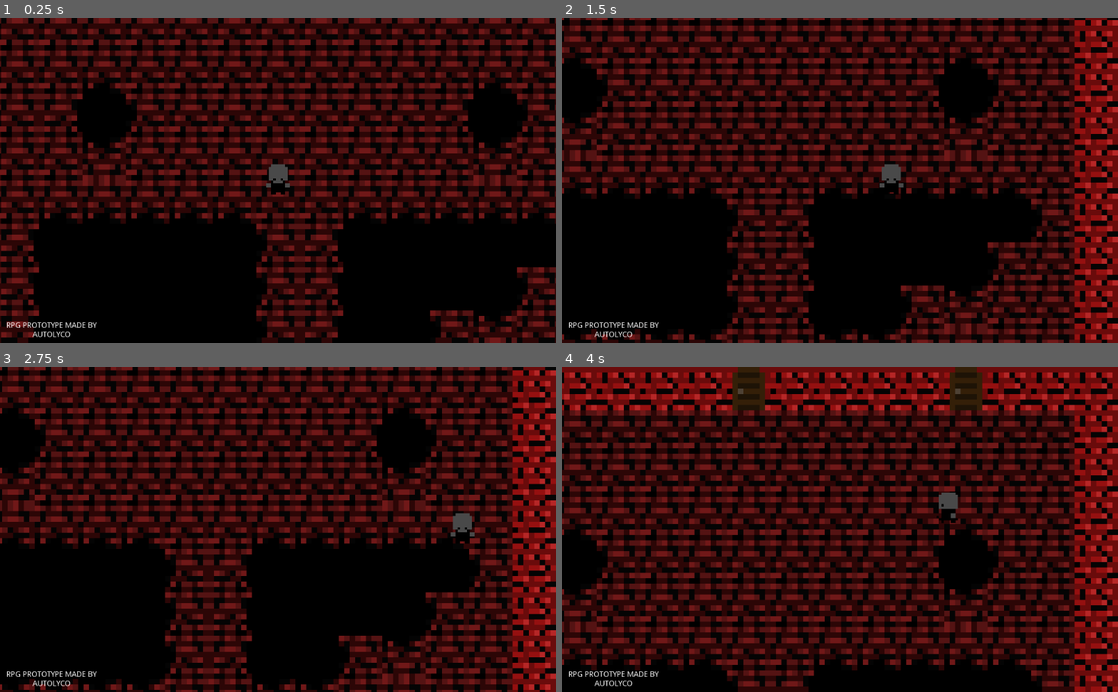
Above: before the commit, frames 1-4 (two rows, left to right).
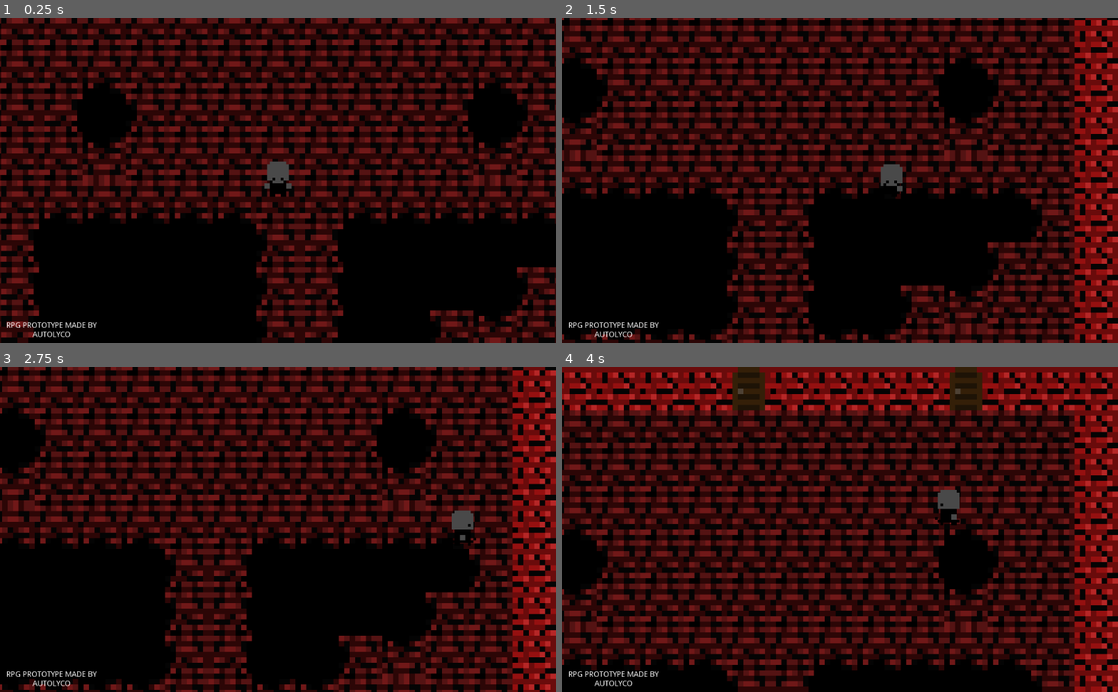
Above: after the commit, the same moments.

Repository: Autolyco/Deep-Into-the-Cave-RPG_prototype-
Game: Godot game, scene res://_Assets/_scenes/World.tscn
Same seed, same stepped clock (60 frames per second), same inputs: the game is played once before the commit and once after it.
Inputs:
- Up to frame 1 (0.25 s): no input
- Up to frame 2 (1.5 s): tap Enter at 0.5 s; hold D (RIGHT) 0.53-1.28 s; hold S (DOWN) from 1.28 s (still down)
- Up to frame 3 (2.75 s): tap Space at 2 s; release S (DOWN) at 2.03 s; hold D (RIGHT) from 2.03 s (still down)
- Up to frame 4 (4 s): release D (RIGHT) at 2.78 s; hold Z (UP) 2.78-3.53 s; hold Q (LEFT) from 3.53 s (still down)

The runs differ from the first frame. In frame 1, 0.1% of the frame differs, in the area x 47-53%, y 44-56%; in frame 2, 0.1%; in frame 3, 0.2%, in the area x 81-86%, y 44-55%; in frame 4, 0.1%.

Commit message:
Better movements + need to work on animations logic

Diff:
--- a/_Assets/_prefabs/main_character/main_character.tscn
+++ b/_Assets/_prefabs/main_character/main_character.tscn
@@ -3,113 +3,6 @@
 [ext_resource path="res://_Assets/_prefabs/main_character/scripts/main_character.gd" type="Script" id=1]
 [ext_resource path="res://_Assets/_prefabs/main_character/sprites/rpg_character_models-Sheet.png" type="Texture" id=2]
 [ext_resource path="res://_Assets/_prefabs/Interface/interface.tscn" type="PackedScene" id=3]
-
-[sub_resource type="AtlasTexture" id=4]
-atlas = ExtResource( 2 )
-region = Rect2( 32, 0, 16, 16 )
-
-[sub_resource type="AtlasTexture" id=5]
-atlas = ExtResource( 2 )
-region = Rect2( 16, 0, 16, 16 )
-
-[sub_resource type="AtlasTexture" id=12]
-atlas = ExtResource( 2 )
-region = Rect2( 80, 0, 16, 16 )
-
-[sub_resource type="AtlasTexture" id=13]
-atlas = ExtResource( 2 )
-region = Rect2( 48, 0, 16, 16 )
-
-[sub_resource type="AtlasTexture" id=14]
-atlas = ExtResource( 2 )
-region = Rect2( 96, 0, 16, 16 )
-
-[sub_resource type="AtlasTexture" id=6]
-atlas = ExtResource( 2 )
-region = Rect2( 48, 0, 16, 16 )
-
-[sub_resource type="AtlasTexture" id=7]
-atlas = ExtResource( 2 )
-region = Rect2( 0, 0, 16, 16 )
-
-[sub_resource type="AtlasTexture" id=15]
-atlas = ExtResource( 2 )
-region = Rect2( 192, 0, 16, 16 )
-
-[sub_resource type="AtlasTexture" id=16]
-atlas = ExtResource( 2 )
-region = Rect2( 32, 0, 16, 16 )
-
-[sub_resource type="AtlasTexture" id=17]
-atlas = ExtResource( 2 )
-region = Rect2( 176, 0, 16, 16 )
-
-[sub_resource type="AtlasTexture" id=9]
-atlas = ExtResource( 2 )
-region = Rect2( 144, 0, 16, 16 )
-
-[sub_resource type="AtlasTexture" id=11]
-atlas = ExtResource( 2 )
-region = Rect2( 16, 0, 16, 16 )
-
-[sub_resource type="AtlasTexture" id=10]
-atlas = ExtResource( 2 )
-region = Rect2( 160, 0, 16, 16 )
-
-[sub_resource type="AtlasTexture" id=18]
-atlas = ExtResource( 2 )
-region = Rect2( 112, 0, 16, 16 )
-
-[sub_resource type="AtlasTexture" id=19]
-atlas = ExtResource( 2 )
-region = Rect2( 0, 0, 16, 16 )
-
-[sub_resource type="AtlasTexture" id=20]
-atlas = ExtResource( 2 )
-region = Rect2( 128, 0, 16, 16 )
-
-[sub_resource type="SpriteFrames" id=3]
-animations = [ {
-"frames": [ SubResource( 4 ) ],
-"loop": true,
-"name": "stance_right",
-"speed": 5.0
-}, {
-"frames": [ SubResource( 5 ) ],
-"loop": true,
-"name": "stance_up",
-"speed": 5.0
-}, {
-"frames": [ SubResource( 12 ), SubResource( 13 ), SubResource( 14 ), SubResource( 13 ) ],
-"loop": true,
-"name": "move_left",
-"speed": 5.0
-}, {
-"frames": [ SubResource( 6 ) ],
-"loop": true,
-"name": "stance_left",
-"speed": 5.0
-}, {
-"frames": [ SubResource( 7 ) ],
-"loop": true,
-"name": "stance_down",
-"speed": 5.0
-}, {
-"frames": [ SubResource( 15 ), SubResource( 16 ), SubResource( 17 ), SubResource( 16 ) ],
-"loop": true,
-"name": "move_right",
-"speed": 5.0
-}, {
-"frames": [ SubResource( 9 ), SubResource( 11 ), SubResource( 10 ), SubResource( 11 ) ],
-"loop": true,
-"name": "move_up",
-"speed": 5.0
-}, {
-"frames": [ SubResource( 18 ), SubResource( 19 ), SubResource( 20 ), SubResource( 19 ) ],
-"loop": true,
-"name": "move_down",
-"speed": 5.0
-} ]
 
 [sub_resource type="RectangleShape2D" id=1]
 extents = Vector2( 14.0731, 13.7568 )
@@ -122,6 +15,113 @@
 "speed": 5.0
 } ]
 
+[sub_resource type="AtlasTexture" id=3]
+atlas = ExtResource( 2 )
+region = Rect2( 32, 0, 16, 16 )
+
+[sub_resource type="AtlasTexture" id=4]
+atlas = ExtResource( 2 )
+region = Rect2( 0, 0, 16, 16 )
+
+[sub_resource type="AtlasTexture" id=5]
+atlas = ExtResource( 2 )
+region = Rect2( 48, 0, 16, 16 )
+
+[sub_resource type="AtlasTexture" id=14]
+atlas = ExtResource( 2 )
+region = Rect2( 48, 0, 16, 16 )
+
+[sub_resource type="AtlasTexture" id=15]
+atlas = ExtResource( 2 )
+region = Rect2( 80, 0, 16, 16 )
+
+[sub_resource type="AtlasTexture" id=16]
+atlas = ExtResource( 2 )
+region = Rect2( 96, 0, 16, 16 )
+
+[sub_resource type="AtlasTexture" id=6]
+atlas = ExtResource( 2 )
+region = Rect2( 16, 0, 16, 16 )
+
+[sub_resource type="AtlasTexture" id=9]
+atlas = ExtResource( 2 )
+region = Rect2( 176, 0, 16, 16 )
+
+[sub_resource type="AtlasTexture" id=8]
+atlas = ExtResource( 2 )
+region = Rect2( 32, 0, 16, 16 )
+
+[sub_resource type="AtlasTexture" id=10]
+atlas = ExtResource( 2 )
+region = Rect2( 192, 0, 16, 16 )
+
+[sub_resource type="AtlasTexture" id=11]
+atlas = ExtResource( 2 )
+region = Rect2( 16, 0, 16, 16 )
+
+[sub_resource type="AtlasTexture" id=12]
+atlas = ExtResource( 2 )
+region = Rect2( 144, 0, 16, 16 )
+
+[sub_resource type="AtlasTexture" id=13]
+atlas = ExtResource( 2 )
+region = Rect2( 160, 0, 16, 16 )
+
+[sub_resource type="AtlasTexture" id=17]
+atlas = ExtResource( 2 )
+region = Rect2( 0, 0, 16, 16 )
+
+[sub_resource type="AtlasTexture" id=18]
+atlas = ExtResource( 2 )
+region = Rect2( 112, 0, 16, 16 )
+
+[sub_resource type="AtlasTexture" id=19]
+atlas = ExtResource( 2 )
+region = Rect2( 128, 0, 16, 16 )
+
+[sub_resource type="SpriteFrames" id=7]
+animations = [ {
+"frames": [ SubResource( 3 ) ],
+"loop": true,
+"name": "stance_right",
+"speed": 5.0
+}, {
+"frames": [ SubResource( 4 ) ],
+"loop": true,
+"name": "stance_down",
+"speed": 5.0
+}, {
+"frames": [ SubResource( 5 ) ],
+"loop": true,
+"name": "stance_left",
+"speed": 5.0
+}, {
+"frames": [ SubResource( 14 ), SubResource( 15 ), SubResource( 14 ), SubResource( 16 ) ],
+"loop": true,
+"name": "move_left",
+"speed": 7.0
+}, {
+"frames": [ SubResource( 6 ) ],
+"loop": true,
+"name": "stance_up",
+"speed": 5.0
+}, {
+"frames": [ SubResource( 9 ), SubResource( 8 ), SubResource( 10 ), SubResource( 8 ) ],
+"loop": true,
+"name": "move_right",
+"speed": 7.0
+}, {
+"frames": [ SubResource( 11 ), SubResource( 12 ), SubResource( 11 ), SubResource( 13 ) ],
+"loop": true,
+"name": "move_up",
+"speed": 7.0
+}, {
+"frames": [ SubResource( 17 ), SubResource( 18 ), SubResource( 17 ), SubResource( 19 ) ],
+"loop": true,
+"name": "move_down",
+"speed": 7.0
+} ]
+
 [node name="main_character" type="KinematicBody2D"]
 position = Vector2( 32, 32 )
 scale = Vector2( 0.25, 0.25 )
@@ -129,13 +129,6 @@
 __meta__ = {
 "_edit_group_": true
 }
-
-[node name="animation_sprite" type="AnimatedSprite" parent="."]
-position = Vector2( 0.0743287, 0.12829 )
-scale = Vector2( 1.75085, 1.70694 )
-frames = SubResource( 3 )
-animation = "stance_down"
-playing = true
 
 [node name="Collision" type="CollisionShape2D" parent="."]
 visible = false
@@ -172,3 +165,10 @@
 position = Vector2( 20, 20 )
 frames = SubResource( 2 )
 animation = "INTERACT"
+
+[node name="AnimatedSprite" type="AnimatedSprite" parent="."]
+scale = Vector2( 2, 2 )
+frames = SubResource( 7 )
+animation = "move_down"
+frame = 3
+playing = true
--- a/_Assets/_prefabs/main_character/scripts/main_character.gd
+++ b/_Assets/_prefabs/main_character/scripts/main_character.gd
@@ -8,6 +8,7 @@
 
 var is_pause:bool = false
 var is_talking:bool = false
+
 
 
 
@@ -34,27 +35,24 @@
 	if Input.is_action_pressed("UP"):
 		movement.y -= speed
 		emit_signal("walk_trigger")
+		_animations("move_up")
 
-		_animations("UP")
 
-	if Input.is_action_pressed("DOWN"):
+	elif Input.is_action_pressed("DOWN"):
 		movement.y += speed
 		emit_signal("walk_trigger")
-
-		_animations("DOWN")
-
-	if Input.is_action_pressed("LEFT"):
+		_animations("move_down")
+	elif Input.is_action_pressed("LEFT"):
 		movement.x -= speed
 		emit_signal("walk_trigger")
-
-		_animations("LEFT")
-
-	if Input.is_action_pressed("RIGHT"):
+		_animations("move_left")
+	elif Input.is_action_pressed("RIGHT"):
 		movement.x +=  speed
 		emit_signal("walk_trigger")
+		_animations("move_right")
 
 
-		_animations("RIGHT")
+
 
 
 
@@ -101,13 +99,7 @@
 
 func _animations(current_action:String):
 
-	match(current_action):
-		"LEFT":
-			if movement != Vector2(0,0):
-				$animation_sprite.play("move_left")
-			else :
-				$animation_sprite.play("stance_left")
 
-
+	$AnimatedSprite.play(current_action)
 
 	pass
